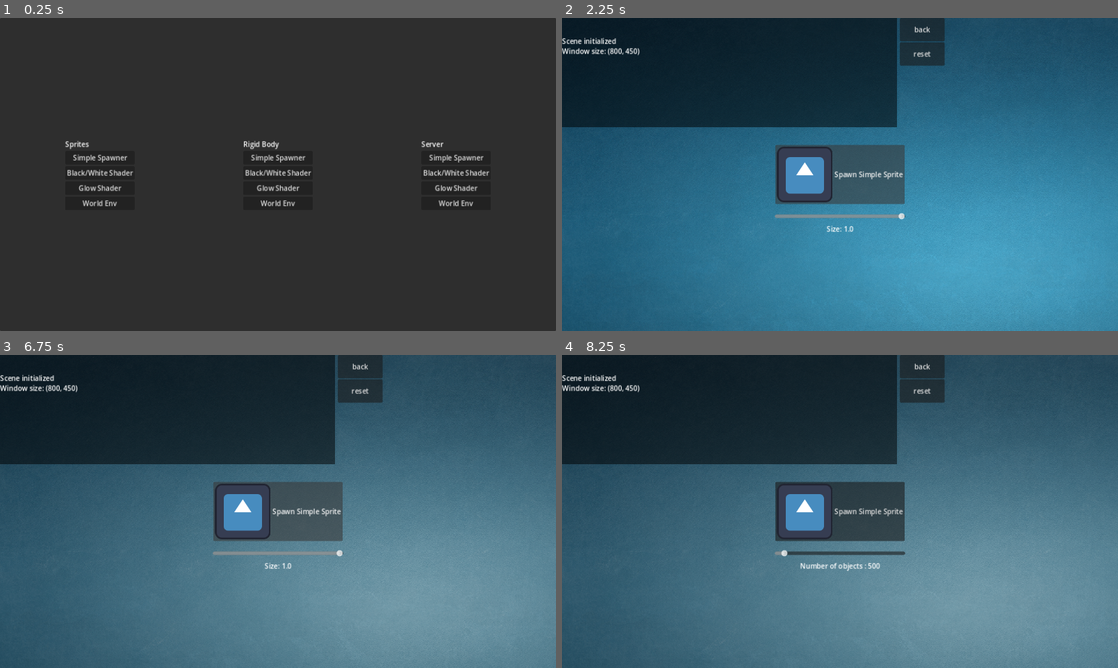
Above: before the commit, frames 1-4 (two rows, left to right).
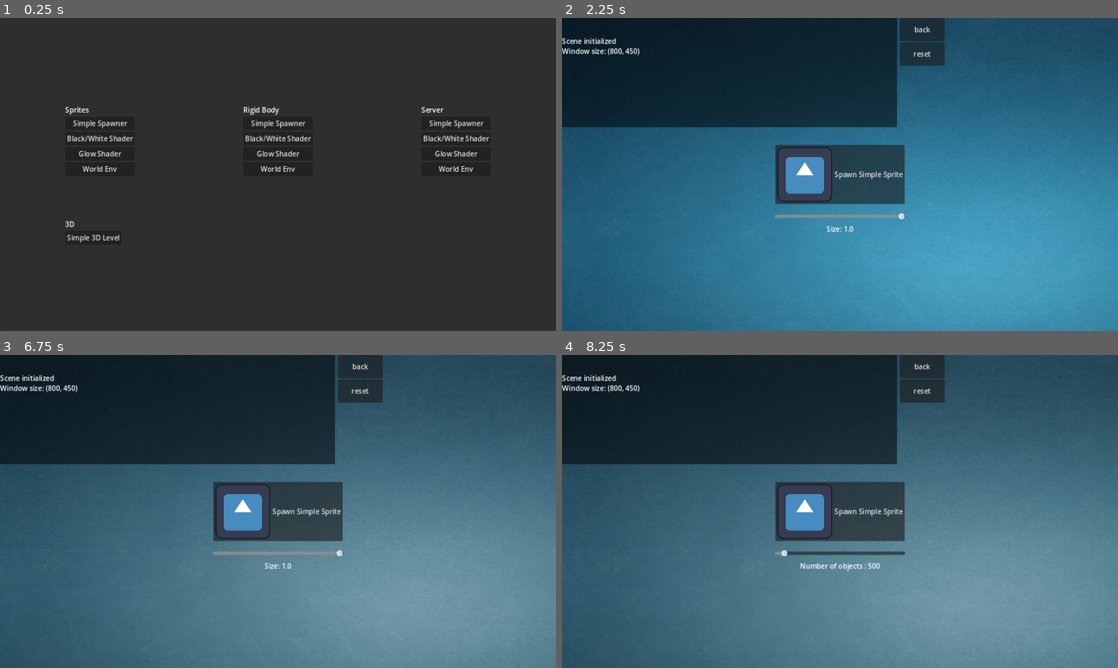
Above: after the commit, the same moments.

Repository: ash4rk/godot_polygon
Game: Godot game, scene res://main.tscn
The game is run twice, just before and just after one commit, with the same random seed, the same clock (stepped at 60 frames per second) and the same inputs. The engine's default icon, where the game draws it, is replaced by a stand-in: a white triangle on a blue panel in a dark square.
Inputs:
- Up to frame 1 (0.25 s): no input
- Up to frame 2 (2.25 s): click "Simple Spawner" at 0.5 s; click "back" at 1.25 s; click "Simple Spawner" at 2 s
- Up to frame 3 (6.75 s): click "back" at 2.75 s; click "Simple Spawner" at 3.5 s; click "back" at 4.25 s; click "Black/White Shader" at 5 s; click "back" at 5.75 s; click "Black/White Shader" at 6.5 s
- Up to frame 4 (8.25 s): click "back" at 7.25 s; click "Black/White Shader" at 8 s

The runs differ from the first frame. In frame 1, 2.9% of the frame differs, in the area x 11-88%, y 28-72%; in frame 2, less than 0.1%; in frame 3, less than 0.1%; in frame 4, nothing differs.

Commit message:
FEAT: Add simple 3D level

Diff:
--- /dev/null
+++ b/common/camera.gd
@@ -0,0 +1,17 @@
+extends Marker3D
+
+var target
+var camera
+
+func _ready():
+	target = get_parent()
+	camera = $Camera3D
+
+
+func _process(delta):
+	pass
+
+func _input(e):
+	if e is InputEventMouseMotion:
+		rotation.y -= e.relative.x * 0.01
+		rotation.x -= e.relative.y * 0.01
--- a/main.gd
+++ b/main.gd
@@ -1,18 +1,20 @@
 extends Panel
 
 func _ready():
-	$GridContainer/SpriteSpawnerBtn.pressed.connect(_on_sprite_spawner_btn)
-	$GridContainer/RigidBodySpawnerBtn.pressed.connect(_on_rigidbody_spawner_btn)
-	$GridContainer/ServerSpawnerBtn.pressed.connect(_on_server_spawner_btn)
-	$GridContainer/SpriteBWBtn.pressed.connect(_on_sprite_bw_btn)
-	$GridContainer/RigidBodyBWBtn.pressed.connect(_on_rigidbody_bw_btn)
-	$GridContainer/ServerBWBtn.pressed.connect(_on_server_bw_btn)
-	$GridContainer/SpriteGlowBtn.pressed.connect(_on_sprite_glow_btn)
-	$GridContainer/RigidBodyGlowBtn.pressed.connect(_on_rigidbody_glow_btn)
-	$GridContainer/ServerGlowBtn.pressed.connect(_on_server_glow_btn)
-	$GridContainer/SpriteWorldEnvBtn.pressed.connect(_on_sprite_world_env_btn)
-	$GridContainer/RigidBodyWorldEnvBtn.pressed.connect(_on_rigidbody_world_env_btn)
-	$GridContainer/ServerWorldEnvBtn.pressed.connect(_on_server_world_env_btn)
+	$VBoxContainer/GridContainer/SpriteSpawnerBtn.pressed.connect(_on_sprite_spawner_btn)
+	$VBoxContainer/GridContainer/RigidBodySpawnerBtn.pressed.connect(_on_rigidbody_spawner_btn)
+	$VBoxContainer/GridContainer/ServerSpawnerBtn.pressed.connect(_on_server_spawner_btn)
+	$VBoxContainer/GridContainer/SpriteBWBtn.pressed.connect(_on_sprite_bw_btn)
+	$VBoxContainer/GridContainer/RigidBodyBWBtn.pressed.connect(_on_rigidbody_bw_btn)
+	$VBoxContainer/GridContainer/ServerBWBtn.pressed.connect(_on_server_bw_btn)
+	$VBoxContainer/GridContainer/SpriteGlowBtn.pressed.connect(_on_sprite_glow_btn)
+	$VBoxContainer/GridContainer/RigidBodyGlowBtn.pressed.connect(_on_rigidbody_glow_btn)
+	$VBoxContainer/GridContainer/ServerGlowBtn.pressed.connect(_on_server_glow_btn)
+	$VBoxContainer/GridContainer/SpriteWorldEnvBtn.pressed.connect(_on_sprite_world_env_btn)
+	$VBoxContainer/GridContainer/RigidBodyWorldEnvBtn.pressed.connect(_on_rigidbody_world_env_btn)
+	$VBoxContainer/GridContainer/ServerWorldEnvBtn.pressed.connect(_on_server_world_env_btn)
+	#3D
+	$VBoxContainer/ThreeDimGridContainer/Simple3DBtn.pressed.connect(_on_simple_3D_btn)
 
 func _on_sprite_spawner_btn():
 	get_tree().change_scene_to_file("res://sprite_spawner.tscn")
@@ -49,3 +51,6 @@
 
 func _on_server_world_env_btn():
 	get_tree().change_scene_to_file("res://server_with_world_env.tscn")
+
+func _on_simple_3D_btn():
+	get_tree().change_scene_to_file("res://simple_3d_level.tscn")
--- a/main.tscn
+++ b/main.tscn
@@ -10,81 +10,96 @@
 grow_vertical = 2
 script = ExtResource("1_5aycm")
 
-[node name="GridContainer" type="GridContainer" parent="."]
+[node name="VBoxContainer" type="VBoxContainer" parent="."]
 layout_mode = 1
 anchors_preset = 8
 anchor_left = 0.5
 anchor_top = 0.5
 anchor_right = 0.5
 anchor_bottom = 0.5
-offset_left = -476.0
-offset_top = -65.5
-offset_right = 476.0
-offset_bottom = 65.5
+offset_left = -490.0
+offset_top = -83.0
+offset_right = 490.0
+offset_bottom = 83.0
 grow_horizontal = 2
 grow_vertical = 2
+theme_override_constants/separation = 100
+
+[node name="GridContainer" type="GridContainer" parent="VBoxContainer"]
+layout_mode = 2
 theme_override_constants/h_separation = 250
 columns = 3
 
-[node name="SpritesLabel" type="Label" parent="GridContainer"]
+[node name="SpritesLabel" type="Label" parent="VBoxContainer/GridContainer"]
 layout_mode = 2
 text = "Sprites"
 
-[node name="RigidBodyLabel" type="Label" parent="GridContainer"]
+[node name="RigidBodyLabel" type="Label" parent="VBoxContainer/GridContainer"]
 layout_mode = 2
 text = "Rigid Body"
 
-[node name="ServerLabel" type="Label" parent="GridContainer"]
+[node name="ServerLabel" type="Label" parent="VBoxContainer/GridContainer"]
 layout_mode = 2
 text = "Server"
 
-[node name="SpriteSpawnerBtn" type="Button" parent="GridContainer"]
+[node name="SpriteSpawnerBtn" type="Button" parent="VBoxContainer/GridContainer"]
 layout_mode = 2
 text = "Simple Spawner"
 
-[node name="RigidBodySpawnerBtn" type="Button" parent="GridContainer"]
+[node name="RigidBodySpawnerBtn" type="Button" parent="VBoxContainer/GridContainer"]
 layout_mode = 2
 text = "Simple Spawner"
 
-[node name="ServerSpawnerBtn" type="Button" parent="GridContainer"]
+[node name="ServerSpawnerBtn" type="Button" parent="VBoxContainer/GridContainer"]
 layout_mode = 2
 text = "Simple Spawner"
 
-[node name="SpriteBWBtn" type="Button" parent="GridContainer"]
+[node name="SpriteBWBtn" type="Button" parent="VBoxContainer/GridContainer"]
 layout_mode = 2
 text = "Black/White Shader"
 
-[node name="RigidBodyBWBtn" type="Button" parent="GridContainer"]
+[node name="RigidBodyBWBtn" type="Button" parent="VBoxContainer/GridContainer"]
 layout_mode = 2
 text = "Black/White Shader"
 
-[node name="ServerBWBtn" type="Button" parent="GridContainer"]
+[node name="ServerBWBtn" type="Button" parent="VBoxContainer/GridContainer"]
 layout_mode = 2
 text = "Black/White Shader"
 
-[node name="SpriteGlowBtn" type="Button" parent="GridContainer"]
+[node name="SpriteGlowBtn" type="Button" parent="VBoxContainer/GridContainer"]
 layout_mode = 2
 text = "Glow Shader"
 
-[node name="RigidBodyGlowBtn" type="Button" parent="GridContainer"]
+[node name="RigidBodyGlowBtn" type="Button" parent="VBoxContainer/GridContainer"]
 layout_mode = 2
 text = "Glow Shader"
 
-[node name="ServerGlowBtn" type="Button" parent="GridContainer"]
+[node name="ServerGlowBtn" type="Button" parent="VBoxContainer/GridContainer"]
 layout_mode = 2
 text = "Glow Shader"
 
-[node name="SpriteWorldEnvBtn" type="Button" parent="GridContainer"]
+[node name="SpriteWorldEnvBtn" type="Button" parent="VBoxContainer/GridContainer"]
 layout_mode = 2
 text = "World Env
 "
 
-[node name="RigidBodyWorldEnvBtn" type="Button" parent="GridContainer"]
+[node name="RigidBodyWorldEnvBtn" type="Button" parent="VBoxContainer/GridContainer"]
 layout_mode = 2
 text = "World Env
 "
 
-[node name="ServerWorldEnvBtn" type="Button" parent="GridContainer"]
+[node name="ServerWorldEnvBtn" type="Button" parent="VBoxContainer/GridContainer"]
 layout_mode = 2
 text = "World Env
 "
+
+[node name="ThreeDimGridContainer" type="GridContainer" parent="VBoxContainer"]
+layout_mode = 2
+
+[node name="Simple3DLabel" type="Label" parent="VBoxContainer/ThreeDimGridContainer"]
+layout_mode = 2
+text = "3D"
+
+[node name="Simple3DBtn" type="Button" parent="VBoxContainer/ThreeDimGridContainer"]
+layout_mode = 2
+text = "Simple 3D Level"
--- /dev/null
+++ b/simple_3d_level.tscn
@@ -0,0 +1,24 @@
+[gd_scene load_steps=4 format=3 uid="uid://n0e2sedpmtso"]
+
+[ext_resource type="PackedScene" uid="uid://ca535jyyat3dk" path="res://common/log.tscn" id="1_ahsrm"]
+[ext_resource type="Script" path="res://common/camera.gd" id="2_7exml"]
+
+[sub_resource type="BoxMesh" id="BoxMesh_kica1"]
+
+[node name="Simple3DLevel" type="Node"]
+
+[node name="CanvasLayer" type="CanvasLayer" parent="."]
+
+[node name="LogBG" parent="CanvasLayer" instance=ExtResource("1_ahsrm")]
+
+[node name="Level" type="Node" parent="."]
+
+[node name="MeshInstance3D" type="MeshInstance3D" parent="Level"]
+mesh = SubResource("BoxMesh_kica1")
+
+[node name="Camera" type="Marker3D" parent="Level/MeshInstance3D"]
+script = ExtResource("2_7exml")
+
+[node name="Camera3D" type="Camera3D" parent="Level/MeshInstance3D/Camera"]
+transform = Transform3D(1, 0, 0, 0, 1, 0, 0, 0, 1, 0, 0, 5)
+current = true
